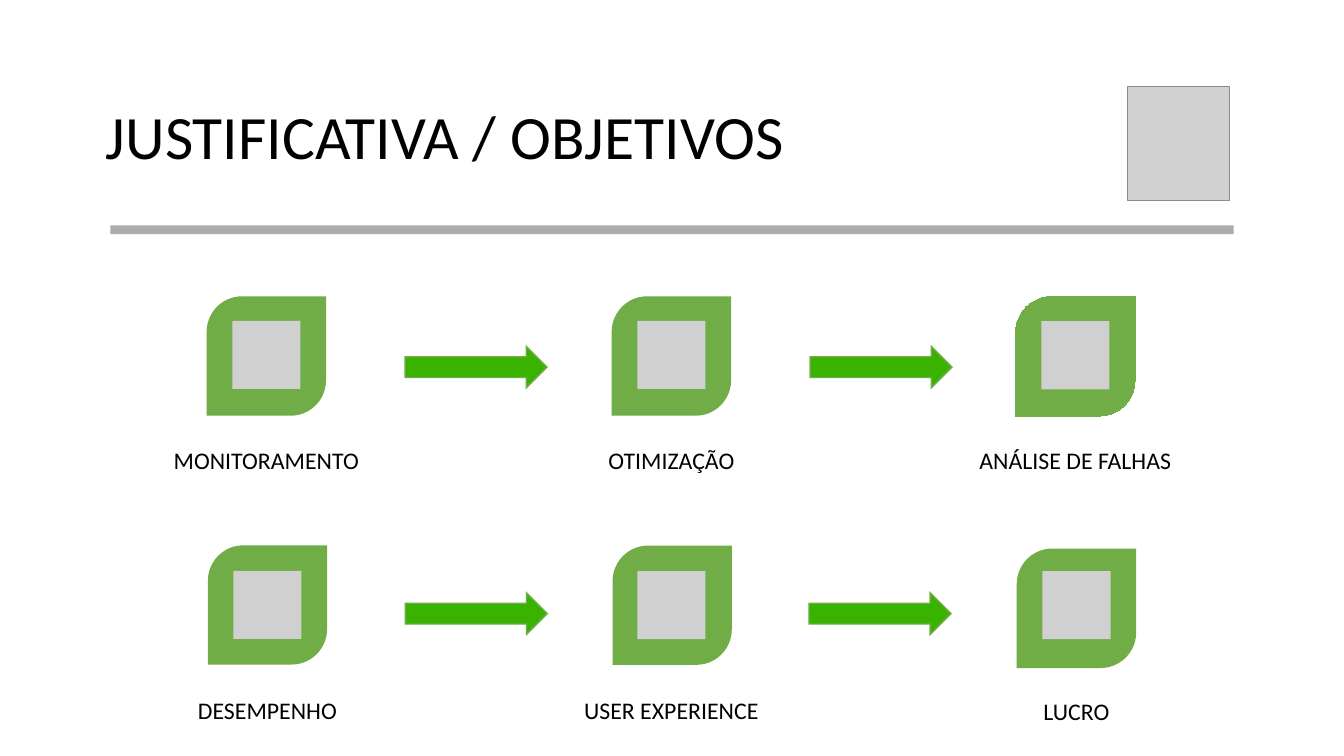
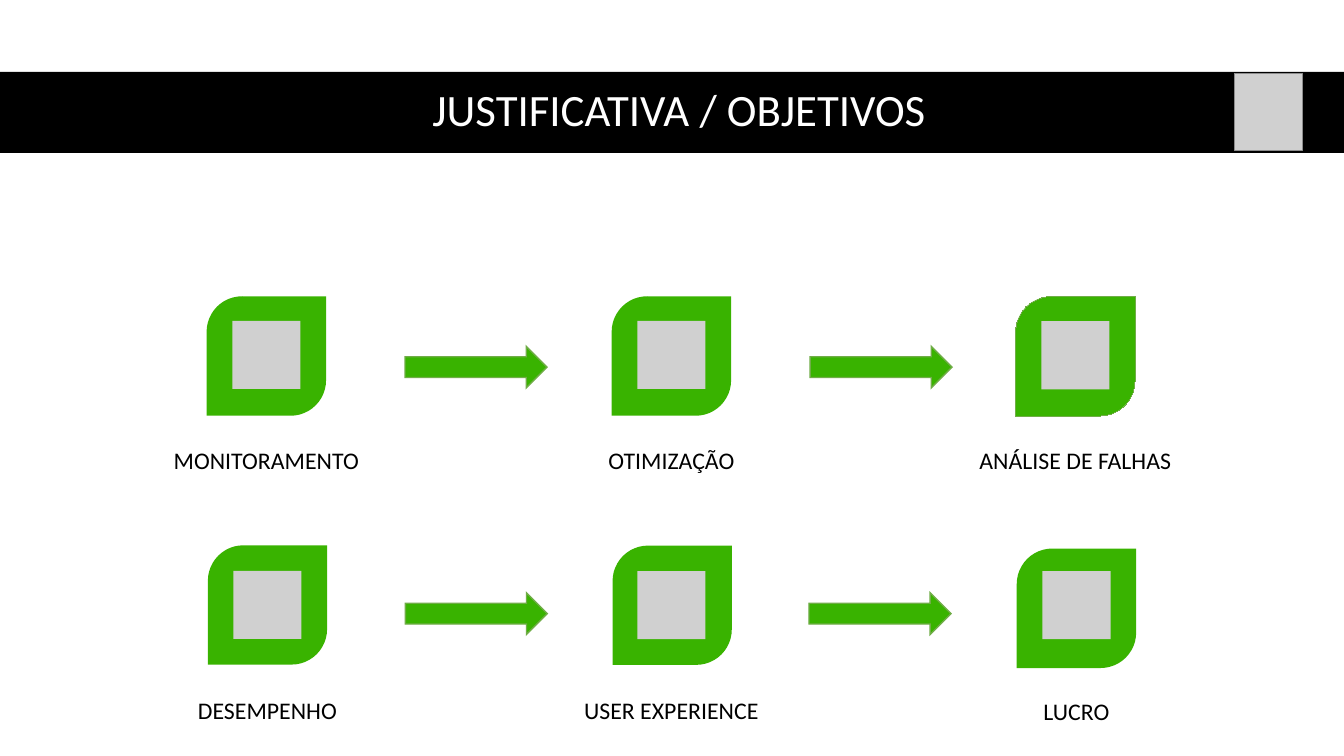
Before and after one commit to vitorsilv/Next-Streaming, a slide deck: slide 4 of Documentação/Apresentação.pptx. Drawn at 1344x756 pixels with LibreOffice and Linux fonts; fonts in the diff are those of the drawing; grey boxes stand for pictures. Boxes give left, top, right and bottom in pixels: in the first picture for what was removed or moved away, otherwise in the second. Text is boxed around its words. In the diff, an @@ line names an element or a change of style, - is before the commit and + after.

```diff
--- a/Documentação/Apresentação.pptx
+++ b/Documentação/Apresentação.pptx
@@ rectangle added at [0, 72, 1344, 153], fill #000000 @@
@@ title "JUSTIFICATIVA / OBJETIVOS": place and size @@
-title "JUSTIFICATIVA / OBJETIVOS" at [106, 119, 784, 160]
+title "JUSTIFICATIVA / OBJETIVOS" at [432, 97, 925, 127]
@@ title "JUSTIFICATIVA / OBJETIVOS" at [432, 97, 925, 127]: size 44 to 32 pt, text colour #000000 to #FFFFFF; alignment left to centre @@
@@ picture: place and size @@
-picture at [1128, 87, 1230, 200]
+picture at [1234, 74, 1303, 150]
@@ rectangle removed at [110, 226, 1233, 235] @@
@@ fill #70AD47 to #39B300 in 6 elements at [207, 296, 327, 416], [613, 545, 732, 664], [208, 545, 327, 664], [1017, 548, 1137, 668], [612, 296, 732, 416], [1016, 296, 1136, 416] @@
```
Also in this commit, not shown: 14 other slides changed, 7 slides removed, 2 other files.
